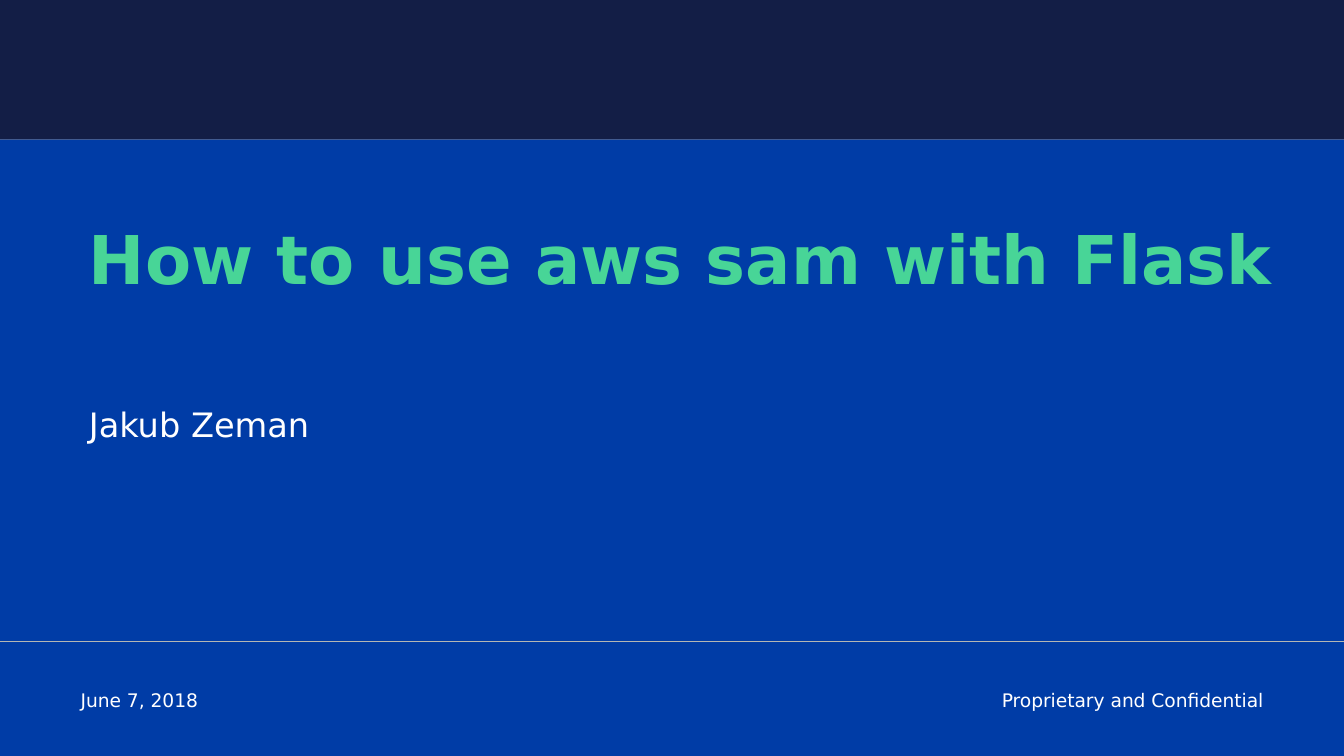
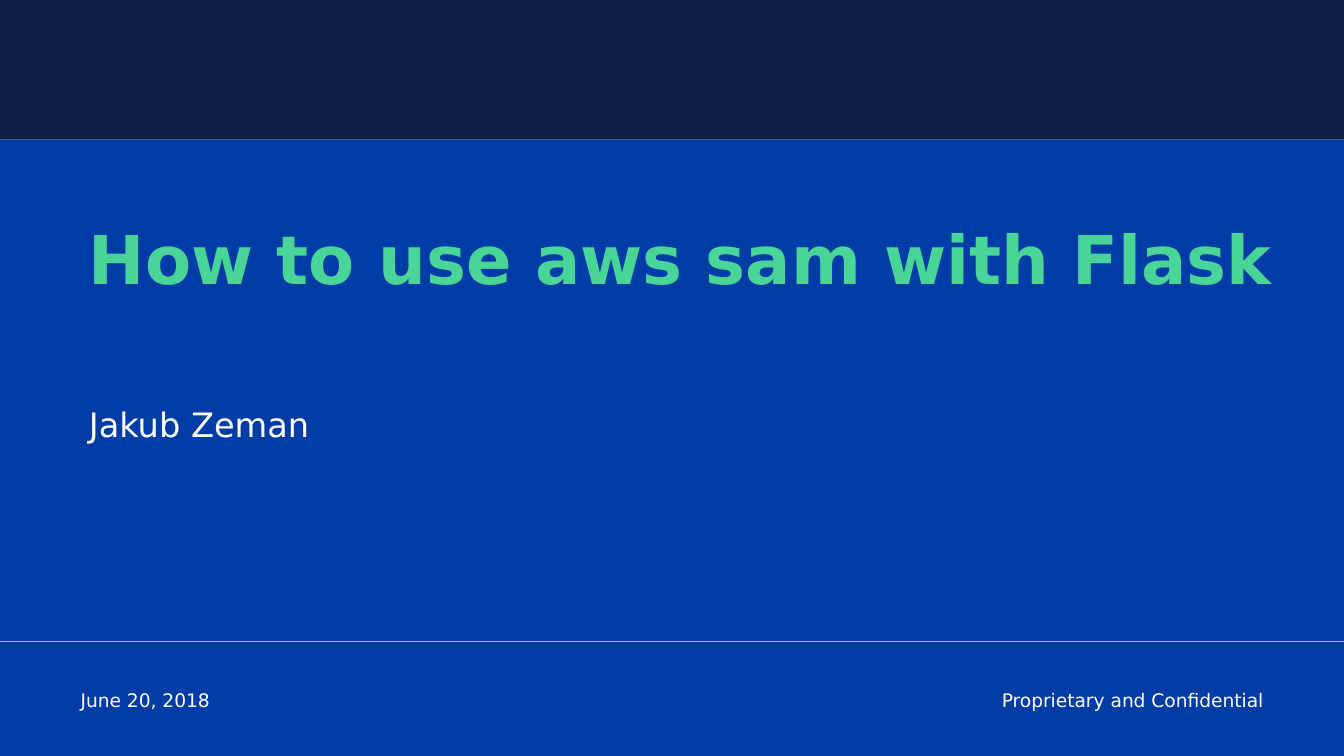
Before and after one commit to jakubzeman-acc/aws-sam-hello-world, a slide deck: slide 1 of demo.pptx. Drawn at 1344x756 pixels with LibreOffice and Linux fonts; fonts in the diff are those of the drawing; background and template pictures are left out. Boxes give left, top, right and bottom in pixels: in the first picture for what was removed or moved away, otherwise in the second. Text is boxed around its words. In the diff, an @@ line names an element or a change of style, - is before the commit and + after.

```diff
--- a/demo.pptx
+++ b/demo.pptx
@@ text at <box>81,693,209,711</box>: text changed @@
-June 7, 2018
+June 20, 2018
```
Also in this commit, not shown: 4 other slides changed, 2 slides removed, 4 other files.
